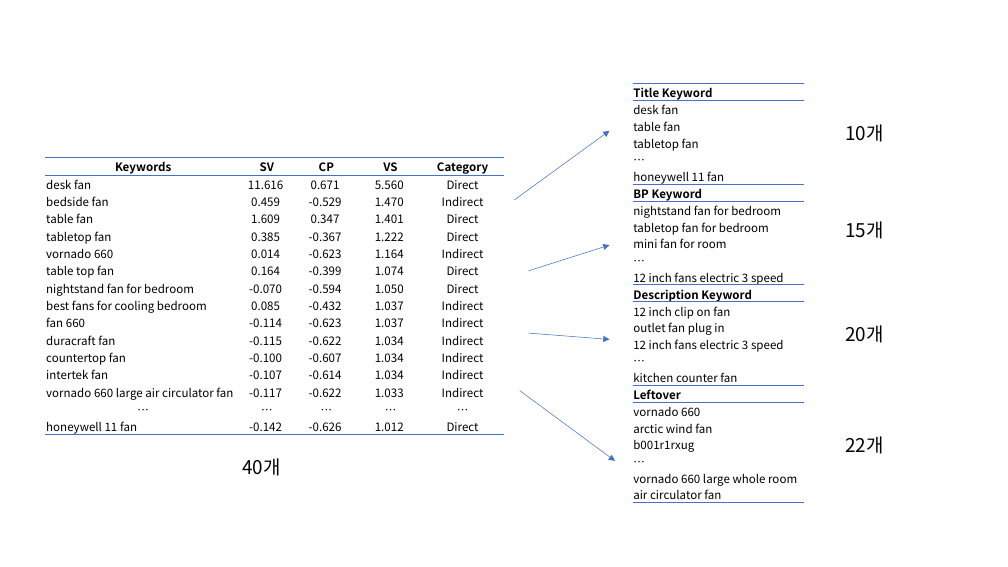
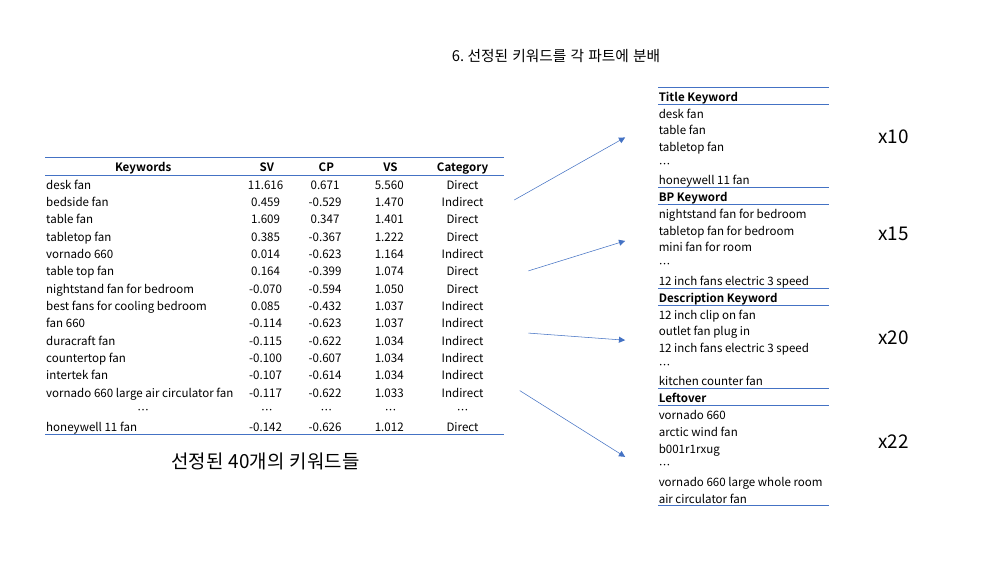
Before and after one commit to semistone97/pjt-SEO, a slide deck: slide 6 of jskim/키워드 기반 리스팅 최적화 에이전트 - 구현파트.pptx (slide 5 before the commit). Drawn at 1008x567 pixels with LibreOffice and Linux fonts; fonts in the diff are those of the drawing. Boxes give left, top, right and bottom in pixels: in the first picture for what was removed or moved away, otherwise in the second. Text is boxed around its words. In the diff, an @@ line names an element or a change of style, - is before the commit and + after.

```diff
--- a/jskim/키워드 기반 리스팅 최적화 에이전트 - 구현파트.pptx
+++ b/jskim/키워드 기반 리스팅 최적화 에이전트 - 구현파트.pptx
@@ text added at (452,49,660,62), 14 pt, text #000000 @@
+6. 선정된 키워드를 각 파트에 분배
@@ table: place and size @@
-table at (633,84,805,507)
+table at (659,87,830,510)
@@ arrow moved from (514, 200) - (609, 131) to (514, 200) - (625, 138) @@
@@ text at (878,129,908,144): text changed @@
-10개
+x10
@@ text at (878,226,908,241): text changed @@
-15개
+x15
@@ arrow moved from (529, 271) - (609, 245) to (529, 271) - (625, 241) @@
@@ arrow moved from (529, 333) - (609, 340) to (529, 333) - (625, 340) @@
@@ text at (878,330,908,345): text changed @@
-20개
+x20
@@ arrow moved from (520, 391) - (616, 461) to (520, 391) - (625, 457) @@
@@ text at (878,434,908,448): text changed @@
-22개
+x22
@@ text at (171,452,360,470): text changed @@
-40개
+선정된 40개의 키워드들
```
Also in this commit, not shown: 9 other slides changed, 2 slides added, 1 slide removed, 6 other files.
